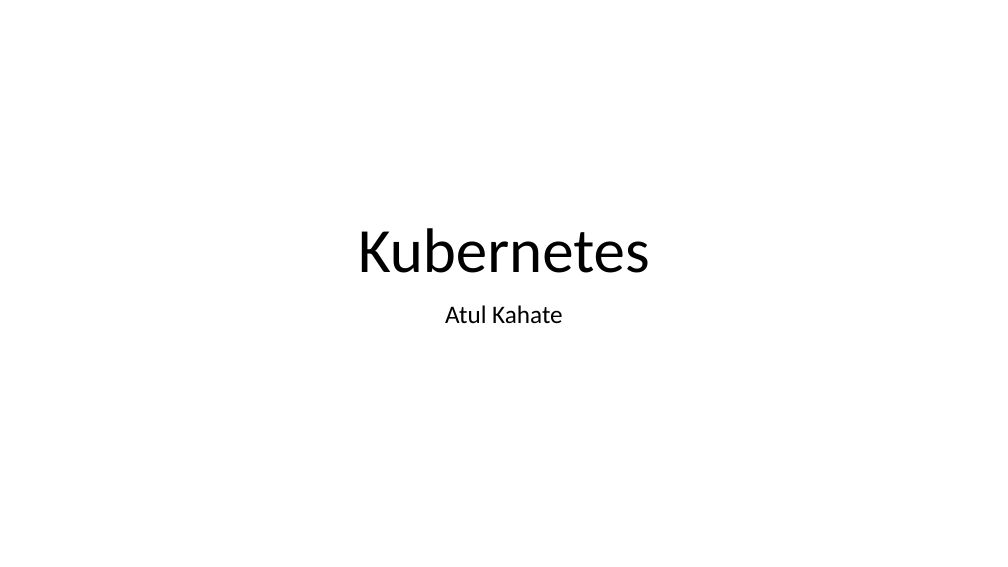
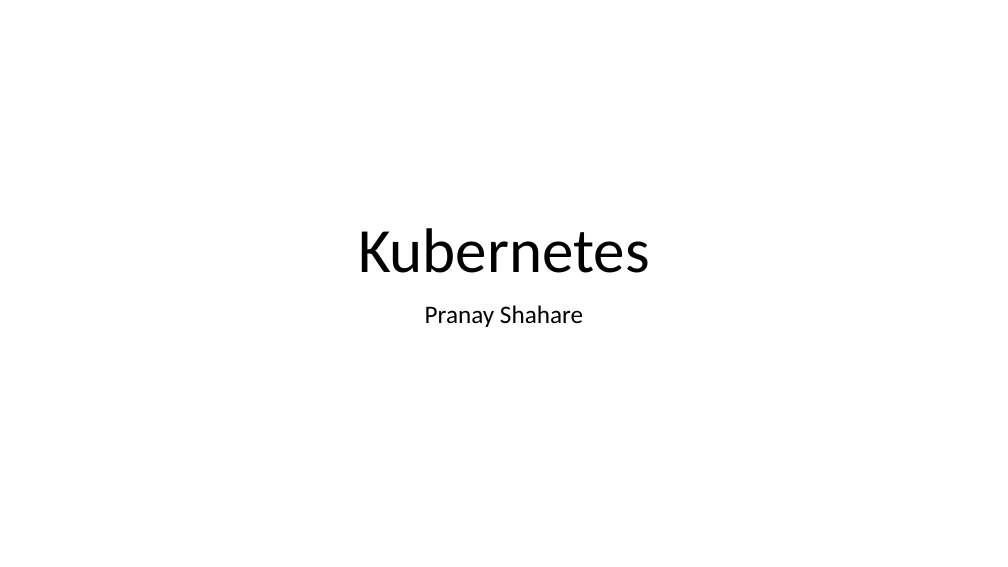
Before and after one commit to pranayshahare26/Cloud_Computing, a slide deck: slide 1 of Kubernetes.pptx. Drawn at 1008x567 pixels with LibreOffice and Linux fonts; fonts in the diff are those of the drawing. Boxes give left, top, right and bottom in pixels: in the first picture for what was removed or moved away, otherwise in the second. Text is boxed around its words. In the diff, an @@ line names an element or a change of style, - is before the commit and + after.

```diff
--- a/Kubernetes.pptx
+++ b/Kubernetes.pptx
@@ subtitle at [425,305,583,327]: text changed @@
-Atul Kahate
+Pranay Shahare
```
Also in this commit, not shown: 7 other files.
